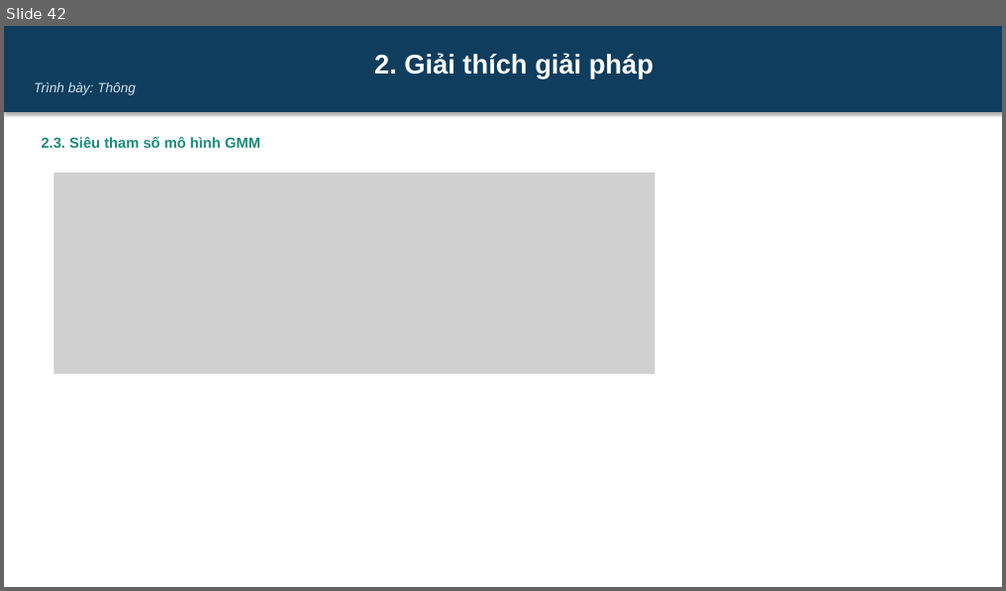
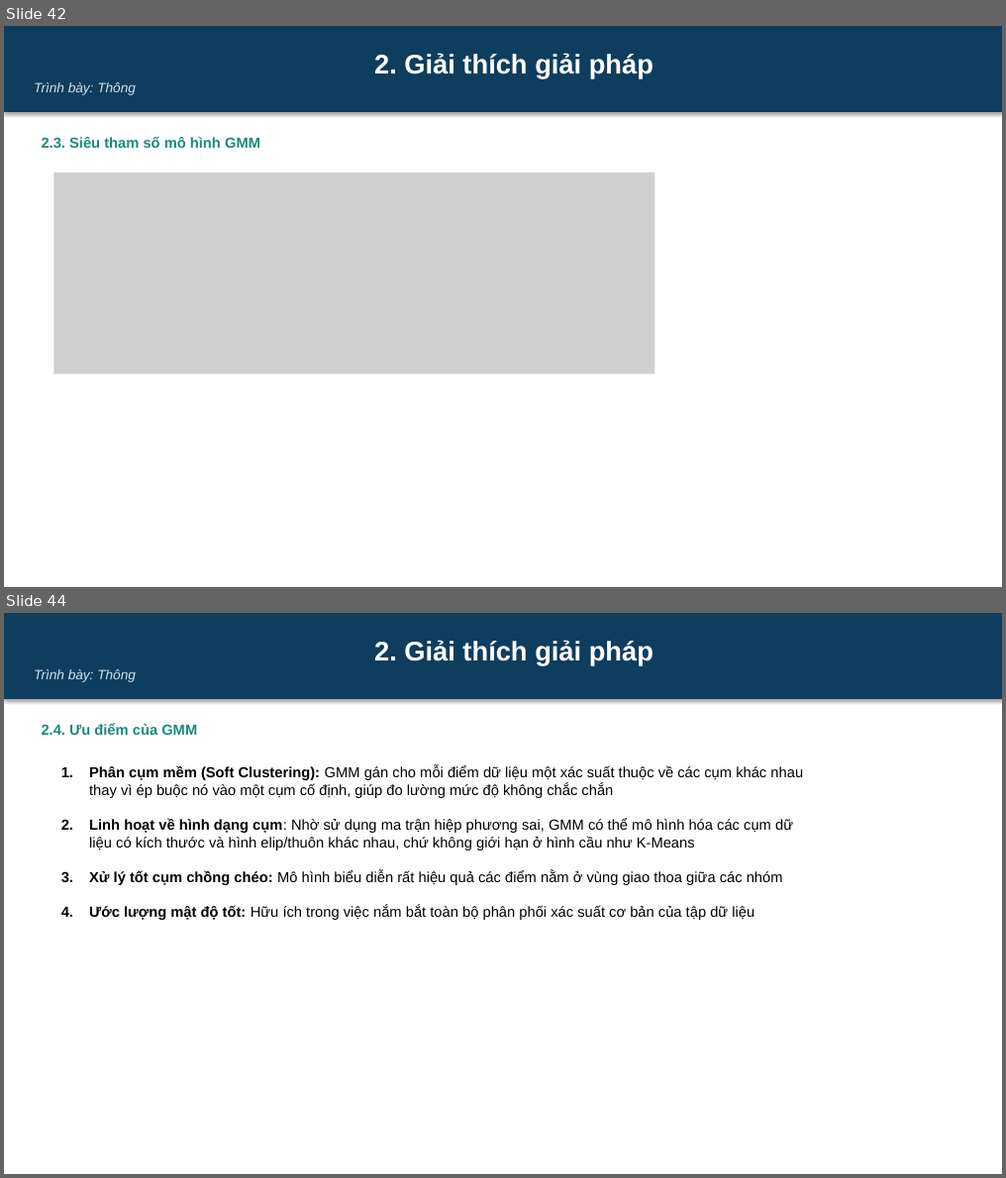
Before and after one commit to dinhdatthong1809/gaussian-mixture-model, a slide deck: Slide.pptx. Shown one above the other, each under a label of ours: slide 42 before the commit, slides 42 and 44 after it; the slides between them are not shown. The pictures are 1006x591 and 1006x1178 pixels, drawn with LibreOffice and Linux fonts; fonts in the diff are those of the drawing; grey boxes stand for pictures. Boxes give left, top, right and bottom in pixels: in the first picture for what was removed or moved away, otherwise in the second. Text is boxed around its words. In the diff, an @@ line names an element or a change of style, - is before the commit and + after.

```diff
--- a/Slide.pptx
+++ b/Slide.pptx
@@ slide 44 added at [4,613,1002,1174], background #FFFFFF @@
@@ rectangle added at [4,613,1002,699], fill #0F3D5E, 26 pt, text #FFFFFF, bold @@
+2. Giải thích giải pháp
+Trình bày: Thông
@@ text added at [42,723,197,735], 14 pt, text #1B8A7A, bold @@
+2.4. Ưu điểm của GMM
@@ text added at [89,765,803,920], 14 pt, text #000000 @@
+1. Phân cụm mềm (Soft Clustering): GMM gán cho mỗi điểm dữ liệu một xác suất thuộc về các cụm khác nhau thay vì ép buộc nó vào một cụm cố định, giúp đo lường mức độ không chắc chắn
+2. Linh hoạt về hình dạng cụm: Nhờ sử dụng ma trận hiệp phương sai, GMM có thể mô hình hóa các cụm dữ liệu có kích thước và hình elip/thuôn khác nhau, chứ không giới hạn ở hình cầu như K-Means
+3. Xử lý tốt cụm chồng chéo: Mô hình biểu diễn rất hiệu quả các điểm nằm ở vùng giao thoa giữa các nhóm
+4. Ước lượng mật độ tốt: Hữu ích trong việc nắm bắt toàn bộ phân phối xác suất cơ bản của tập dữ liệu
```
Also in this commit, not shown: 2 slides changed, 1 other slide added.
